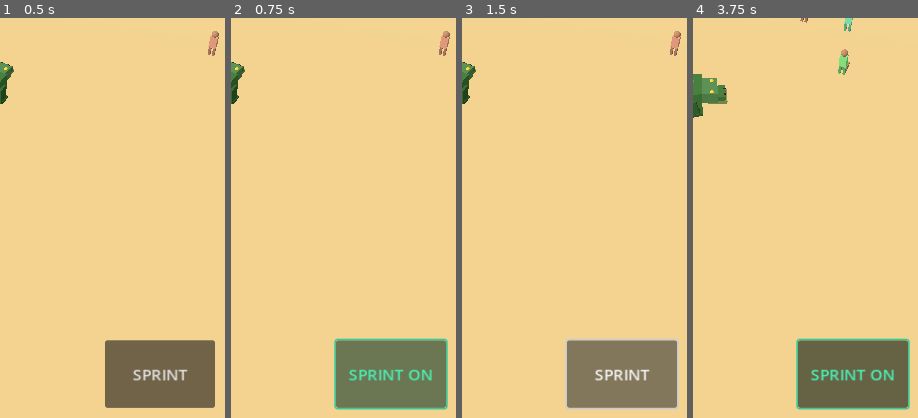
Above: before the commit, frames 1-4 (left to right).
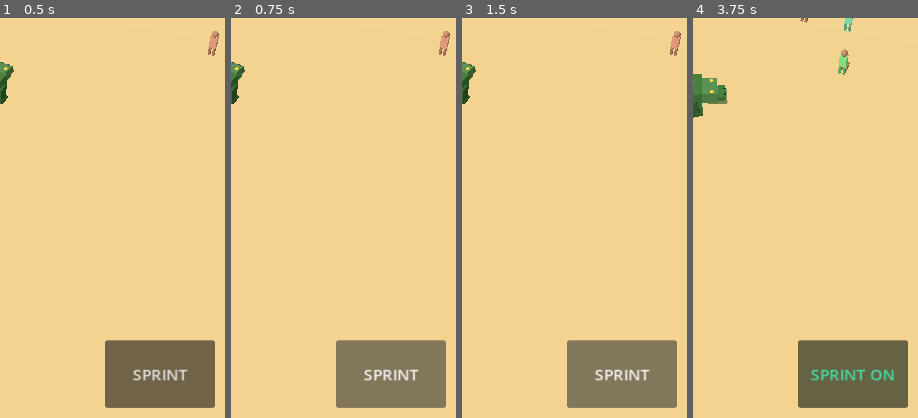
Above: after the commit, the same moments.

Repository: kavemankai/Kaijustomp
Game: Godot game, scene res://scenes/BeachDemo.tscn
The game is run twice, just before and just after one commit, with the same random seed, the same clock (stepped at 60 frames per second) and the same inputs.
Inputs (mouse positions are % of the whole screen's width and height, from its top left):
- Up to frame 1 (0.5 s): no input
- Up to frame 2 (0.75 s): click "SPRINT" at 0.5 s
- Up to frame 3 (1.5 s): click "SPRINT ON" (after the commit: "SPRINT") at 1.25 s
- Up to frame 4 (3.75 s): tap Enter (ui_accept) at 2, 2.75 s; drag from (50, 50) to (60, 28) at 2.02 s; drag from (30, 55) to (45, 70) at 2.77 s; move the mouse to (60, 28) at 3.52 s; hold Right (ui_right) from 3.53 s (still down); tap Shift at 3.6 s; click (60, 28) at 3.67 s
The pictures show only the part of the screen within x 49-99%, y 43-93%; the shares and areas given below are measured in that part.

Frame 1 is identical in both runs. In frame 2, 2.0% of the frame differs, in the area x 45-97%, y 80-98%; in frame 3, 0.8%; in frame 4, 0.9%.

Commit message:
Fix touchscreen sprint and head collision; add staged cracks and universal building damage

Diff:
--- a/scripts/beach/BeachDemo.gd
+++ b/scripts/beach/BeachDemo.gd
@@ -17,6 +17,8 @@
 
 var beast: CharacterBody3D
 var beast_collision_shape: CapsuleShape3D
+var head_collision_shape: SphereShape3D
+var head_collision_node: CollisionShape3D
 var beast_visual: Node3D
 var jaw: Node3D
 var head_pivot: Node3D
@@ -168,6 +170,7 @@
 		_box(root, Vector3(x * footprint.x * 0.25, height * 0.60, footprint.y * 0.51), Vector3(1.6, 1.8, 0.14), Color(0.23, 0.37, 0.45))
 	# A visible MeshInstance3D is not an obstacle. Physical collision must
 	# remain active until the building actually collapses.
+	var crack_layers := _build_building_cracks(root, footprint, height)
 	var solid := StaticBody3D.new()
 	solid.collision_layer = 1
 	solid.collision_mask = 1
@@ -180,10 +183,43 @@
 	solid.add_child(blocker)
 	buildings.append({
 		"node": root, "collider": solid, "position": pos,
-		"half": footprint * 0.5, "hits": hits, "destroyed": false,
+		"half": footprint * 0.5, "hits": float(hits), "max_hits": float(hits),
+		"crack_layers": crack_layers, "crack_stage": 0, "destroyed": false,
 		"hidden": occupants, "base_occupants": occupants, "name": title,
 		"required_strength": required_strength, "breakthrough_strength": breakthrough_strength
 	})
+
+
+# Each crack stage is added only as the building is hit. Keep them slightly
+# proud of the four wall surfaces so they remain visible without z-fighting.
+func _build_building_cracks(root: Node3D, footprint: Vector2, height: float) -> Array[Node3D]:
+	var stages: Array[Node3D] = []
+	for stage in range(3):
+		var layer := Node3D.new()
+		layer.name = "CracksStage%d" % (stage + 1)
+		layer.visible = false
+		root.add_child(layer)
+		for face in range(4):
+			for fork in range(stage + 2):
+				var u := (float(fork) - float(stage + 1) * 0.5) * 0.24
+				var y := height * (0.72 - float(fork) * 0.105)
+				var crack_len := minf(0.72, height * 0.19)
+				for segment in range(2):
+					var diagonal := 0.48 if (fork + segment + face) % 2 == 0 else -0.40
+					var offset := float(segment) * crack_len * 0.23
+					var ink := Color(0.17, 0.14, 0.13)
+					if face < 2:
+						var z := (footprint.y * 0.5 + 0.075) * (1.0 if face == 0 else -1.0)
+						var x := u * footprint.x + offset * diagonal
+						var line := _box(layer, Vector3(x, clampf(y - offset, 0.18, height - 0.14), z), Vector3(0.065, crack_len * 0.65, 0.045), ink)
+						line.rotation.z = diagonal
+					else:
+						var x := (footprint.x * 0.5 + 0.075) * (1.0 if face == 2 else -1.0)
+						var z := u * footprint.y + offset * diagonal
+						var side_line := _box(layer, Vector3(x, clampf(y - offset, 0.18, height - 0.14), z), Vector3(0.045, crack_len * 0.65, 0.065), ink)
+						side_line.rotation.x = diagonal
+		stages.append(layer)
+	return stages
 
 
 func _build_creature() -> void:
@@ -198,6 +234,11 @@
 	var body_collision := CollisionShape3D.new()
 	body_collision.shape = beast_collision_shape
 	beast.add_child(body_collision)
+	# The projecting snout needs an independent collider, especially during bites.
+	head_collision_shape = SphereShape3D.new()
+	head_collision_node = CollisionShape3D.new()
+	head_collision_node.shape = head_collision_shape
+	beast.add_child(head_collision_node)
 	_sync_beast_collision()
 	beast_visual = Node3D.new()
 	beast.add_child(beast_visual)
@@ -248,6 +289,8 @@
 	beast_collision_shape.height = 3.70 * growth_scale
 	var shape_node: CollisionShape3D = beast.get_child(0)
 	shape_node.position.y = 1.85 * growth_scale
+	head_collision_shape.radius = 0.82 * growth_scale
+	head_collision_node.position = Vector3(0, 0.94 * growth_scale, -2.20 * growth_scale)
 
 
 func _build_camera() -> void:
@@ -318,7 +361,10 @@
 	sprint_button = Button.new()
 	sprint_button.text = "SPRINT"
 	_place_right_button(sprint_button, -164, -83)
+	# Mouse/keyboard clicks retain normal Button behavior; native touchscreen
+	# presses also work while a second finger remains on the movement joystick.
 	sprint_button.pressed.connect(_toggle_sprint)
+	sprint_button.focus_mode = Control.FOCUS_NONE
 	sprint_button.add_theme_color_override("font_disabled_color", Color(0.69, 0.68, 0.65))
 	evolve_button = Button.new()
 	evolve_button.text = "EVOLVE"
@@ -473,6 +519,8 @@
 	var progress := 1.0 - clampf(bite_timer / maxf(0.05, bite_duration), 0.0, 1.0)
 	var snap := sin(progress * PI) if bite_timer > 0.0 else 0.0
 	head_pivot.position.z = -1.22 - 0.67 * snap
+	# Track bite extension instead of allowing the snout to pass through walls.
+	head_collision_node.position.z = (-2.20 - 0.67 * snap) * growth_scale
 	head_pivot.rotation.x = -0.13 * snap
 	jaw.rotation.x = -0.85 * maxf(0.0, sin(progress * PI)) if bite_timer > 0.0 else 0.0
 	if is_instance_valid(prey_in_mouth):
@@ -502,23 +550,32 @@
 
 func _attack_building(index: int, running: bool) -> void:
 	var b: Dictionary = buildings[index]
-	if b["destroyed"] or strength < int(b["required_strength"]):
+	if b["destroyed"]:
 		return
-	# Natural progression: repeated attacks, stronger one-hit attacks, then
-	# automatic sprint breakthrough without adding a mobile attack button.
+	# Weak forms always chip away at even heavy buildings. High tier buildings
+	# take many minutes at baseline strength, but the first hit shows a crack.
 	if running and strength >= int(b["breakthrough_strength"]):
-		_damage_building(index, int(b["hits"]))
+		_damage_building(index, float(b["hits"]))
 	elif strike_timer <= 0.0:
-		var extra_strength := strength - int(b["required_strength"])
-		_damage_building(index, 1 + extra_strength * 2)
+		var strength_gap := int(b["required_strength"]) - strength
+		var damage := 0.015 / pow(2.0, float(strength_gap - 1)) if strength_gap > 0 else float(1 + (-strength_gap) * 2)
+		_damage_building(index, damage)
 		strike_timer = 0.70
 
 
-func _damage_building(index: int, hits: int) -> void:
+func _damage_building(index: int, hits: float) -> void:
 	var b: Dictionary = buildings[index]
 	if b["destroyed"]:
 		return
-	b["hits"] = int(b["hits"]) - hits
+	b["hits"] = float(b["hits"]) - hits
+	if b["hits"] < float(b["max_hits"]):
+		var damage_fraction := 1.0 - maxf(0.0, float(b["hits"])) / float(b["max_hits"])
+		var stage := mini(3, maxi(1, ceili(damage_fraction * 3.0)))
+		if stage > int(b["crack_stage"]):
+			var layers: Array[Node3D] = b["crack_layers"]
+			for i in range(stage):
+				layers[i].visible = true
+			b["crack_stage"] = stage
 	if b["hits"] <= 0:
 		b["destroyed"] = true
 		var source: Vector3 = b["position"]
@@ -801,7 +858,7 @@
 		{"id": "speed", "name": "Fleet Limbs", "detail": "Run faster"},
 		{"id": "stamina", "name": "Endurance", "detail": "Larger sprint reserve"},
 		{"id": "jaw", "name": "Rapid Feeding", "detail": "Shorter feeding slowdown"},
-		{"id": "strength", "name": "Brutal Strength", "detail": "Start damaging building walls"},
+		{"id": "strength", "name": "Brutal Strength", "detail": "Damage buildings much faster"},
 		{"id": "health", "name": "Dense Flesh", "detail": "Increase maximum health"}
 	]
 	if evolutions >= 2:
@@ -988,6 +1045,16 @@
 		sprint_button.text = "SPRINT"
 		sprint_button.modulate = Color.WHITE
 
+func _input(event: InputEvent) -> void:
+	# Button.pressed is unreliable with simultaneous screen touches on some
+	# phones. Handle only the on-screen Sprint rectangle on touch-down; prevent
+	# that touch from also generating a release/click toggle.
+	if event is InputEventScreenTouch and event.pressed and is_instance_valid(sprint_button):
+		if sprint_button.get_global_rect().has_point(event.position):
+			_toggle_sprint()
+			get_viewport().set_input_as_handled()
+
+
 func _unhandled_input(event: InputEvent) -> void:
 	if event is InputEventKey and event.pressed and not event.echo:
 		if event.keycode == KEY_SPACE and reveal_active:
